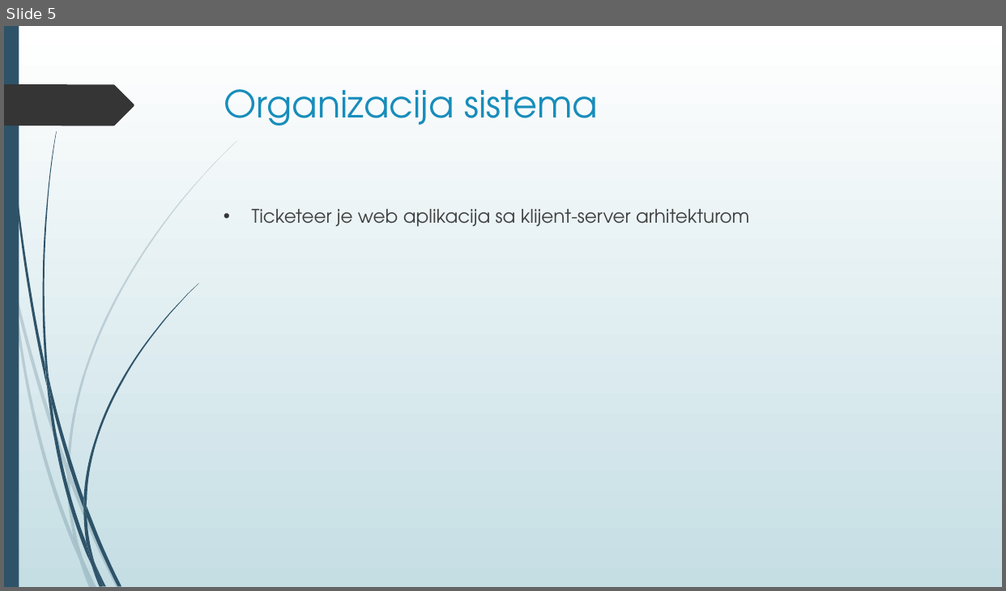
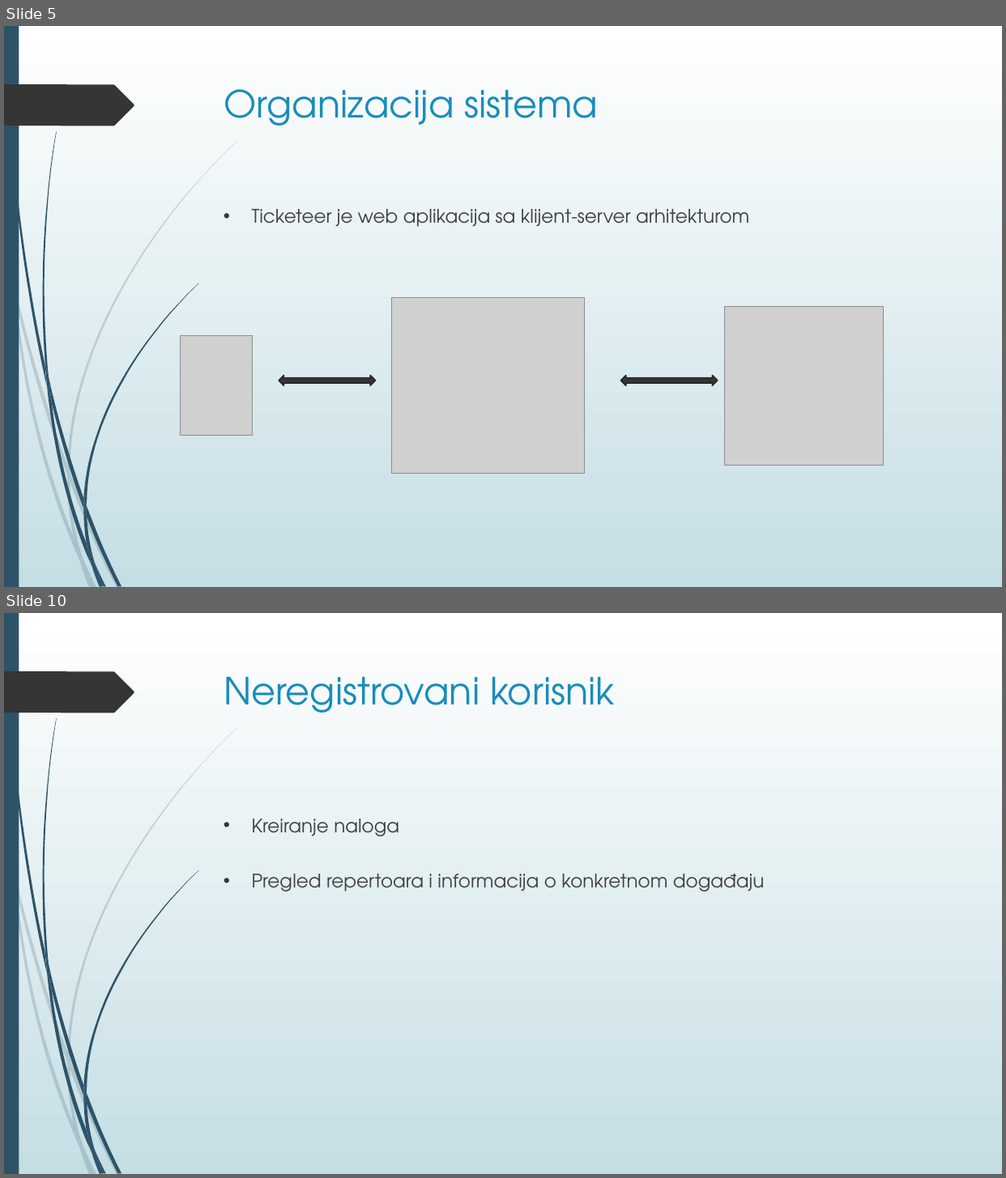
Before and after one commit to BNikola/ticketeer_old, a slide deck: Ticketeer.pptx. Shown one above the other, each under a label of ours: slide 5 before the commit, slides 5 and 10 after it; the slides between them are not shown. The pictures are 1006x591 and 1006x1178 pixels, drawn with LibreOffice and Linux fonts; fonts in the diff are those of the drawing; grey boxes stand for pictures. Boxes give left, top, right and bottom in pixels: in the first picture for what was removed or moved away, otherwise in the second. Text is boxed around its words. In the diff, an @@ line names an element or a change of style, - is before the commit and + after.

```diff
--- a/Ticketeer.pptx
+++ b/Ticketeer.pptx
@@ slide 10 added at (4, 613, 1002, 1174), background gradient #FFFFFF to #C5DEE5; not listed: 24 template elements that a slide beside it also shows @@
@@ title added at (224, 677, 615, 713), 36 pt, text #178DBB @@
+Neregistrovani korisnik
@@ text added at (252, 819, 765, 892), 18 pt, text #404040 @@
+• Kreiranje naloga
+• Pregled repertoara i informacija o konkretnom događaju
@@ slide 5 changed as well @@
@@ picture added at (392, 297, 585, 474) @@
@@ picture added at (724, 306, 883, 466) @@
@@ picture added at (180, 336, 252, 436) @@
@@ left right arrow added at (279, 376, 375, 386), fill #353535, outline #272727 1.25 pt @@
@@ left right arrow added at (621, 376, 718, 386), fill #353535, outline #272727 1.25 pt @@
```
Also in this commit, not shown: 5 other slides changed, 10 other slides added, 1 slide removed, 2 other files.
